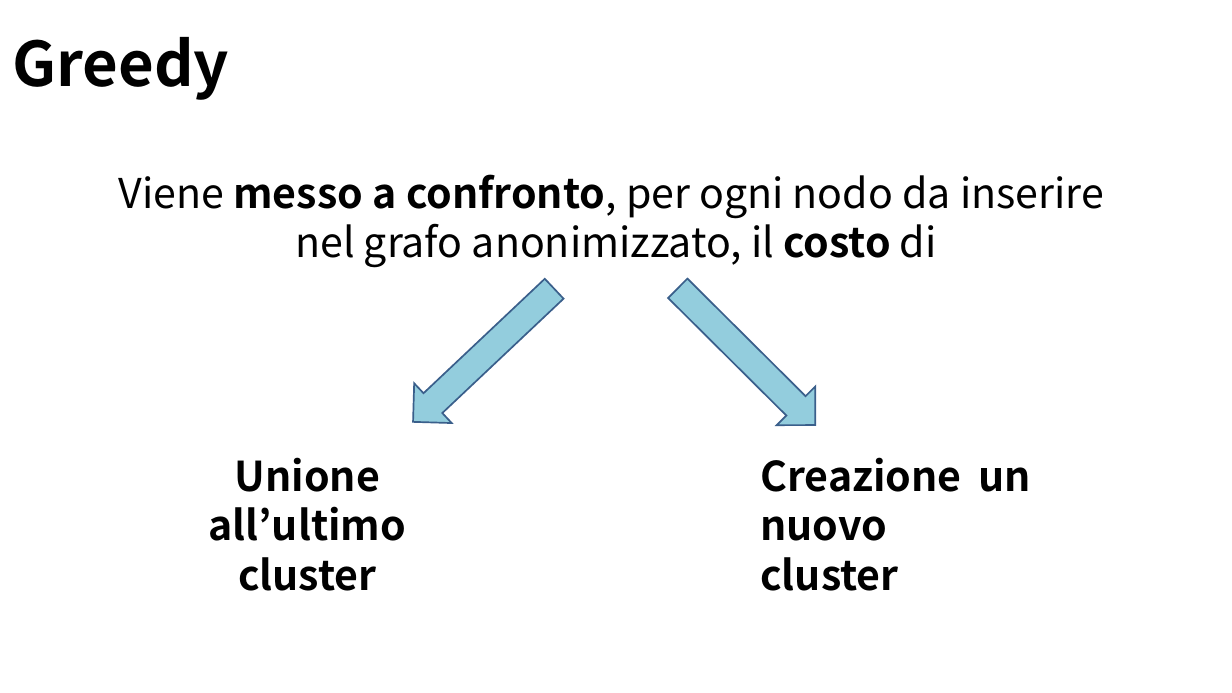
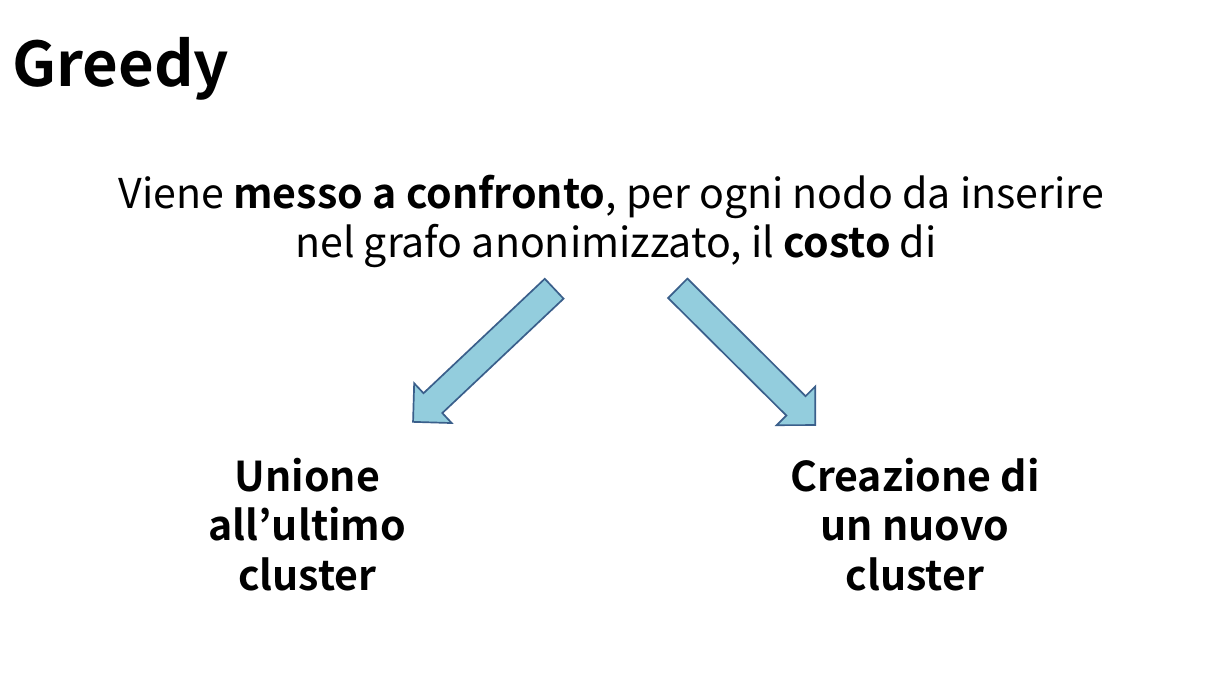
Before and after one commit to Navypowder/DP-P-project, a slide deck: slide 8 of Presentation/Towards_Identity_Anonymization_on_graph(K-degree anonymization).pptx. Drawn at 1232x693 pixels with LibreOffice and Linux fonts; fonts in the diff are those of the drawing; background and template pictures are left out. Boxes give left, top, right and bottom in pixels: in the first picture for what was removed or moved away, otherwise in the second. Text is boxed around its words. In the diff, an @@ line names an element or a change of style, - is before the commit and + after.

```diff
--- a/Presentation/Towards_Identity_Anonymization_on_graph(K-degree anonymization).pptx
+++ b/Presentation/Towards_Identity_Anonymization_on_graph(K-degree anonymization).pptx
@@ text at (790, 457, 1040, 591): text changed @@
-Creazione un nuovo cluster
+Creazione di un nuovo cluster
```
